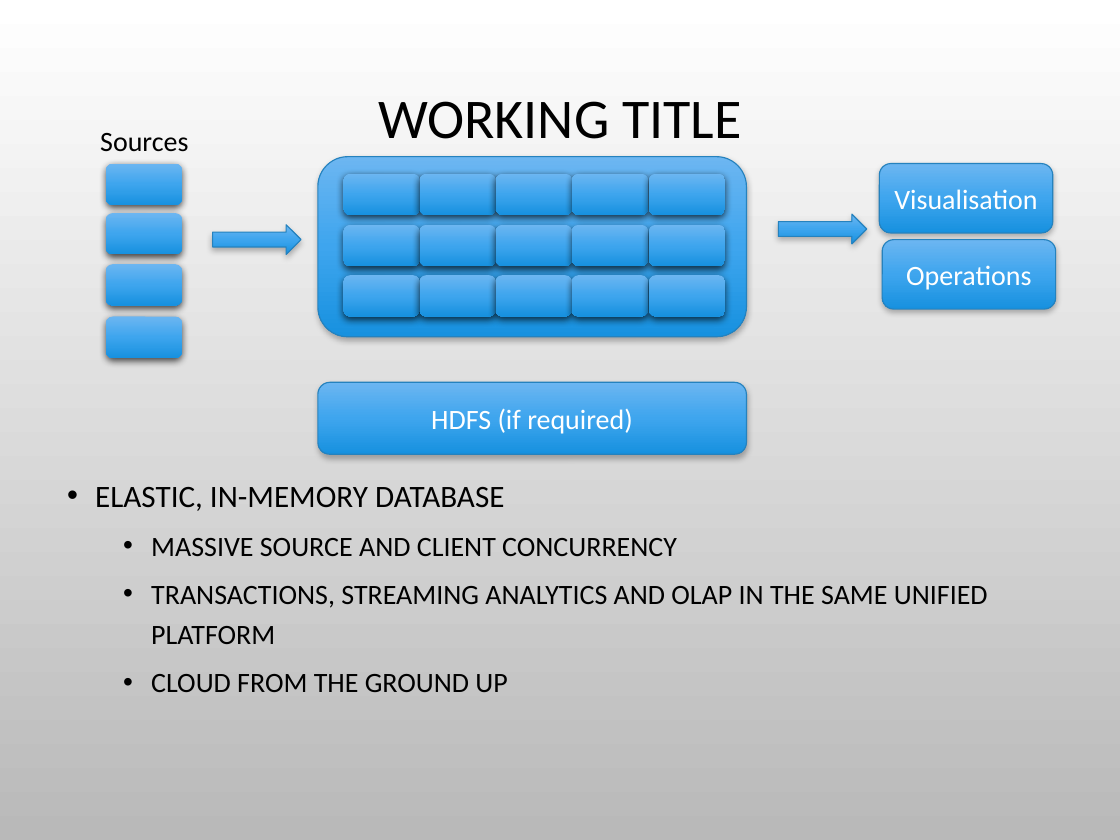
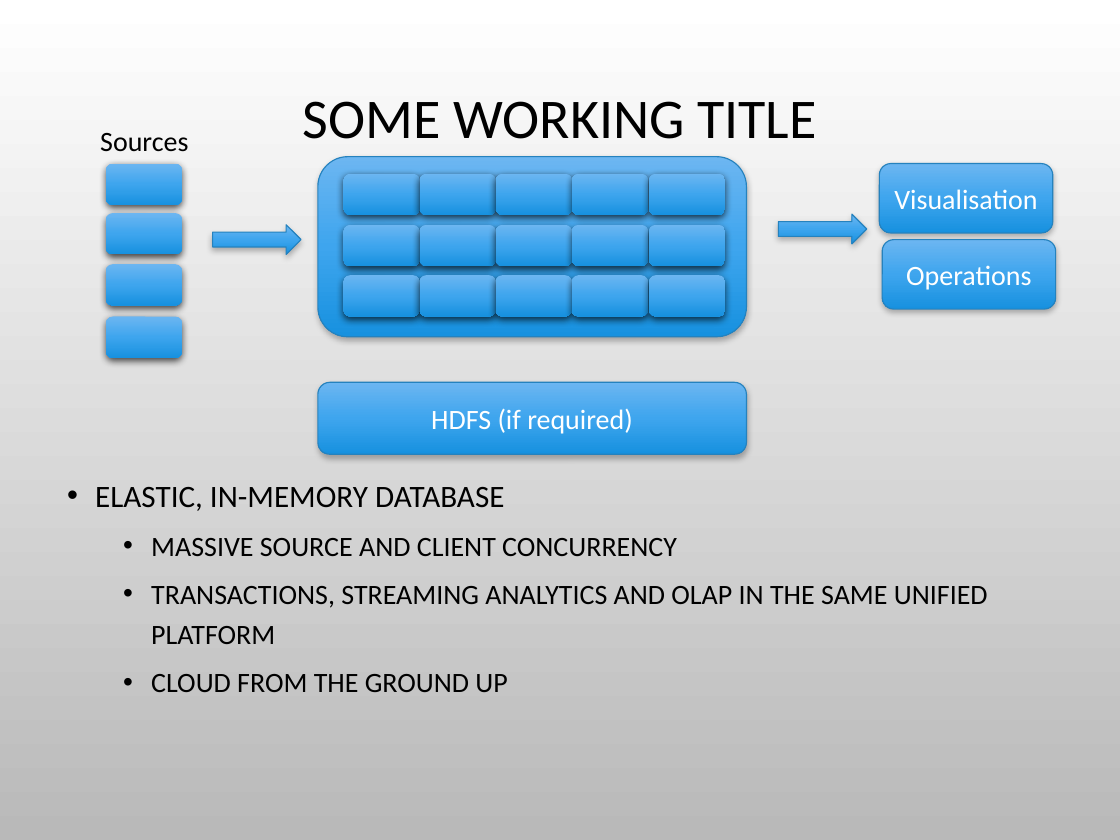
Before and after one commit to charlesduffy/erlysql, a slide deck: slide 7 of doc/Pitch1.pptx. Drawn at 1120x840 pixels with LibreOffice and Linux fonts; fonts in the diff are those of the drawing; background and template pictures are left out. Boxes give left, top, right and bottom in pixels: in the first picture for what was removed or moved away, otherwise in the second. Text is boxed around its words. In the diff, an @@ line names an element or a change of style, - is before the commit and + after.

Commit message:
updated pitch deck

```diff
--- a/doc/Pitch1.pptx
+++ b/doc/Pitch1.pptx
@@ title at box(303, 101, 816, 139): text changed @@
-WORKING TITLE
+SOME WORKING TITLE
```
Also in this commit, not shown: 4 slides added.
